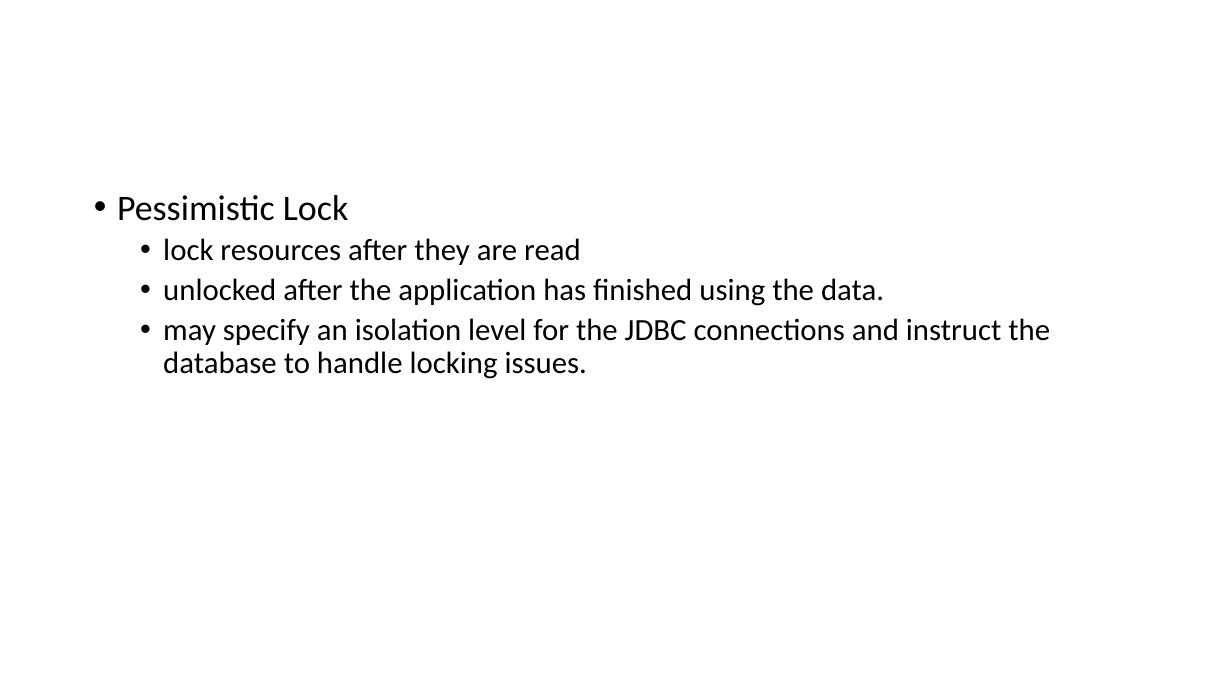
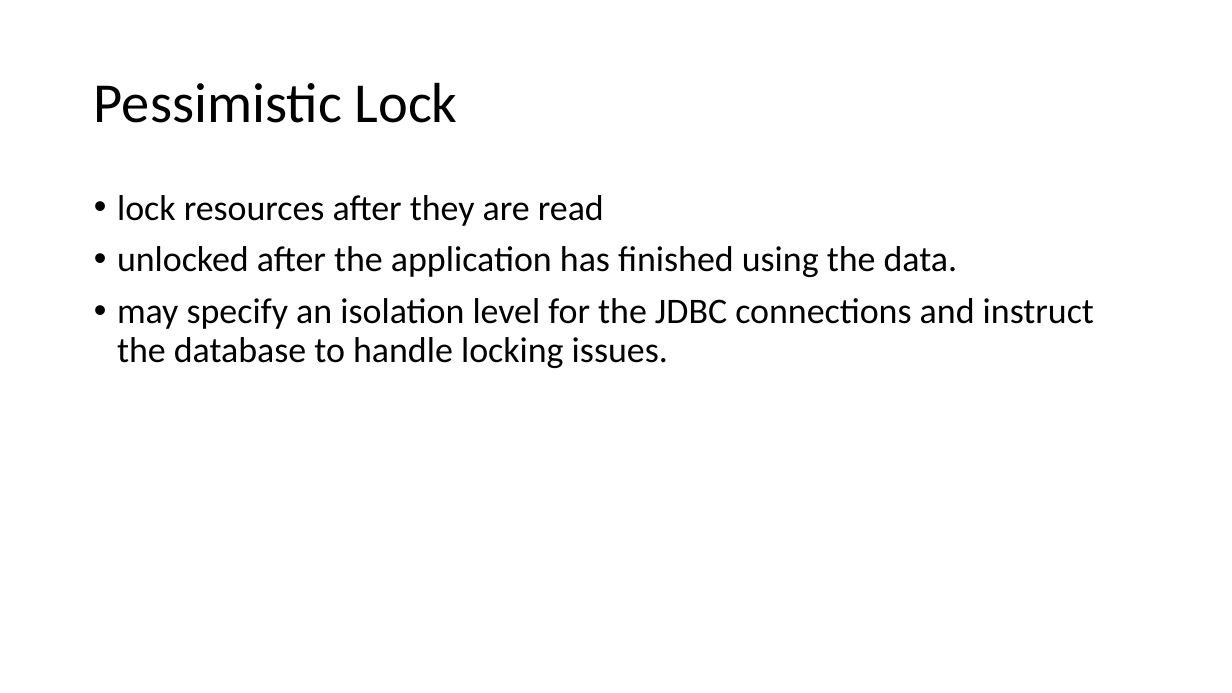
Before and after one commit to lawren43/mytest-repo, a slide deck: slide 27 of test-springmvc/doc/2.JPA Programming.pptx (slide 26 before the commit). Drawn at 1232x693 pixels with LibreOffice and Linux fonts; fonts in the diff are those of the drawing. Boxes give left, top, right and bottom in pixels: in the first picture for what was removed or moved away, otherwise in the second. Text is boxed around its words. In the diff, an @@ line names an element or a change of style, - is before the commit and + after.

```diff
--- a/test-springmvc/doc/2.JPA Programming.pptx
+++ b/test-springmvc/doc/2.JPA Programming.pptx
@@ title added at box(94, 82, 458, 123), 44 pt, text #000000 @@
+Pessimistic Lock
@@ text "lock resources after they are ..." at box(117, 195, 1094, 368): size 24 to 28 pt; list level 2 to 1 in "lock resources after they are ..."; list level 2 to 1 in "unlocked after the application has ..."; list level 2 to 1 in "may specify an isolation level ..." @@
@@ text at box(117, 195, 348, 221): paragraph removed @@
-• Pessimistic Lock
```
Also in this commit, not shown: 4 other slides changed, 4 slides added, 57 slides removed, 9 other files.
